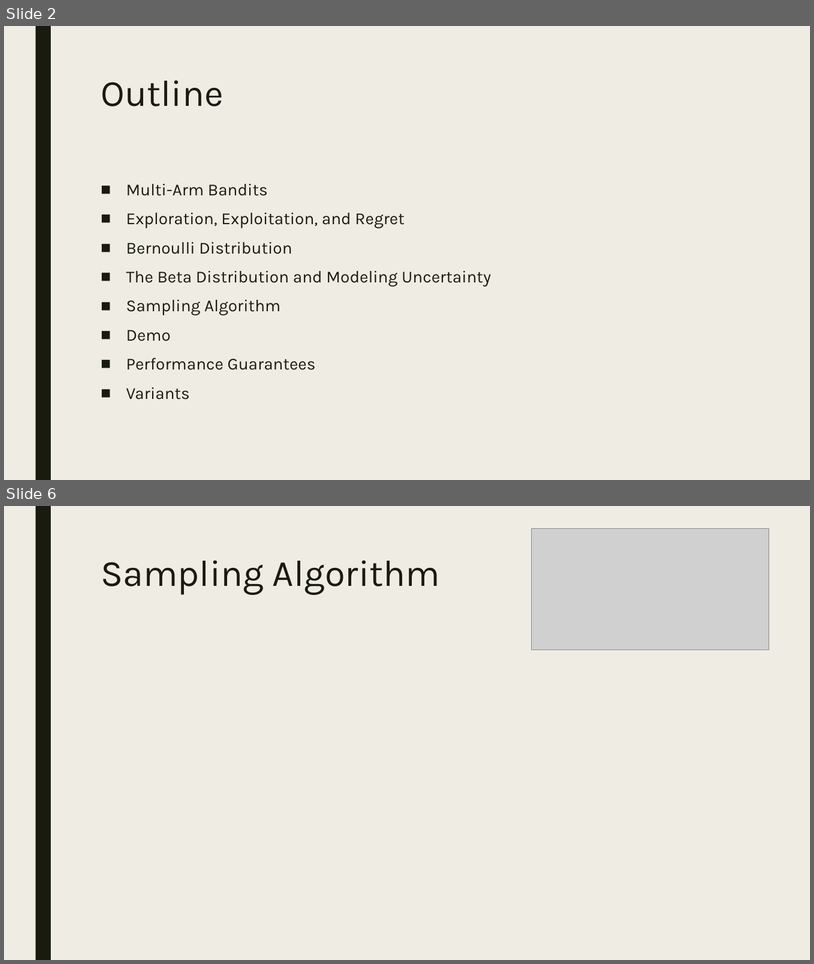
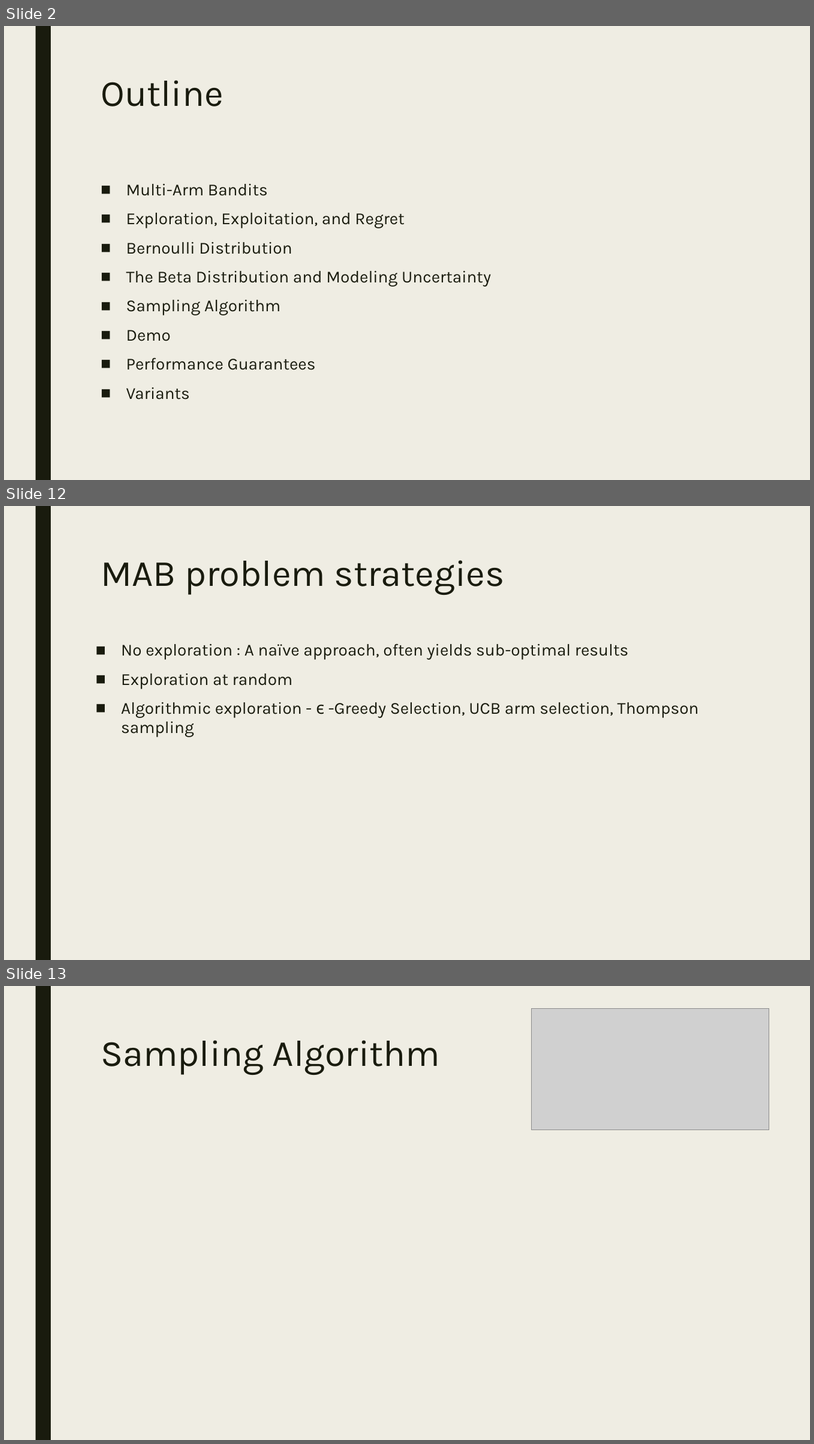
Before and after one commit to CourseReps/ECEN689-Fall2018, a slide deck: Students/mason-rumuly/tutorial/Thompson Sampling.pptx. Shown one above the other, each under a label of ours: slides 2 and 6 before the commit, slides 2, 12 and 13 after it; the slides between them are not shown. The pictures are 814x964 and 814x1444 pixels, drawn with LibreOffice and Linux fonts; fonts in the diff are those of the drawing; grey boxes stand for pictures. Boxes give left, top, right and bottom in pixels: in the first picture for what was removed or moved away, otherwise in the second. Text is boxed around its words. In the diff, an @@ line names an element or a change of style, - is before the commit and + after.

```diff
--- a/Students/mason-rumuly/tutorial/Thompson Sampling.pptx
+++ b/Students/mason-rumuly/tutorial/Thompson Sampling.pptx
@@ slide 12 added at <box>4,506,810,960</box>, background #EFEDE3; not listed: 1 template element that a slide beside it also shows @@
@@ title added at <box>101,560,504,595</box>, 44 pt, text #191B0E @@
+MAB problem strategies
@@ text added at <box>121,643,699,737</box>, 20 pt, text #191B0E @@
+■ No exploration : A naïve approach, often yields sub-optimal results
+■ Exploration at random
+■ Algorithmic exploration - ϵ -Greedy Selection, UCB arm selection, Thompson sampling
@@ what was slide 6 is now slide 13 @@
```
Also in this commit, not shown: 1 slide changed, 8 other slides added, 2 slides removed.
